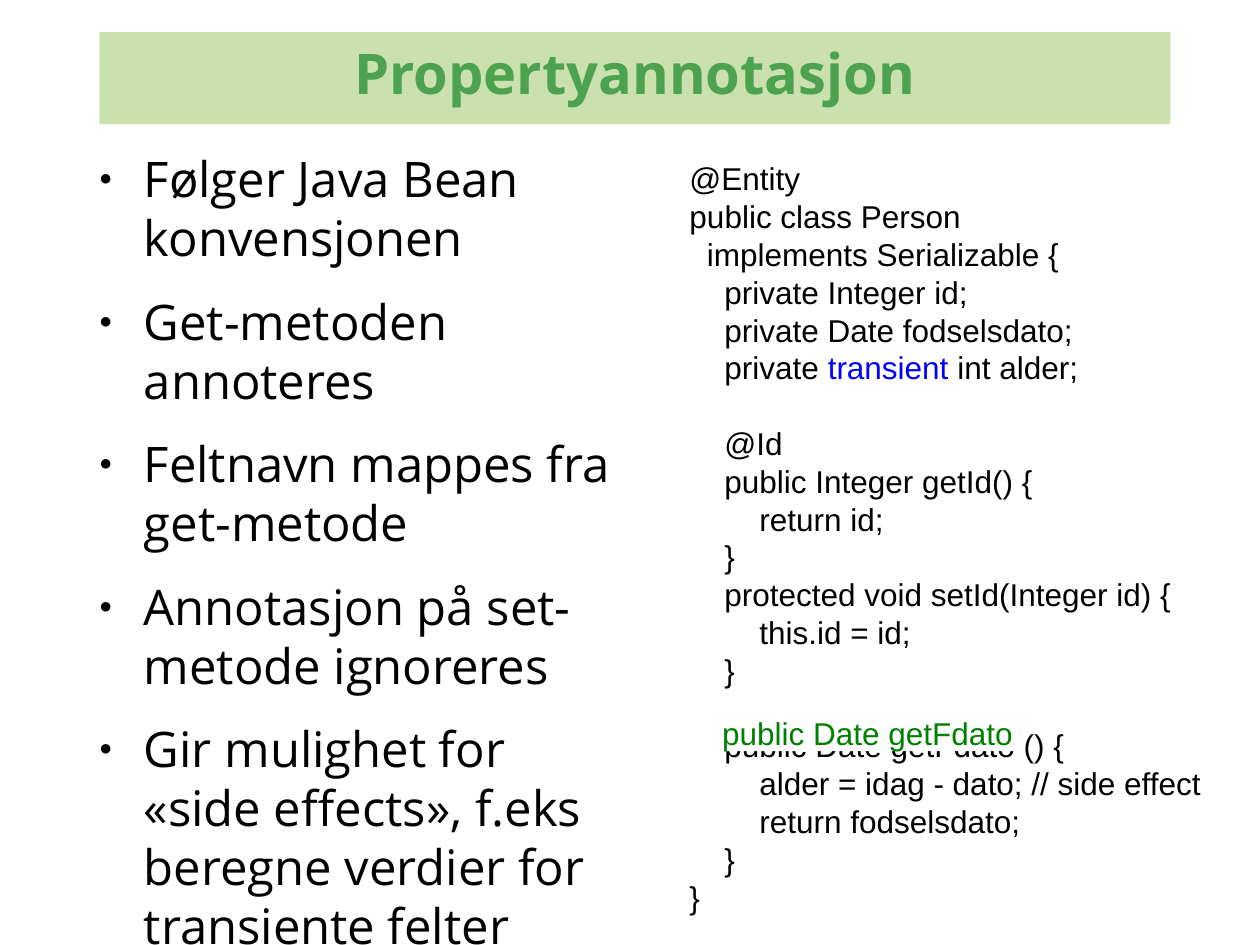
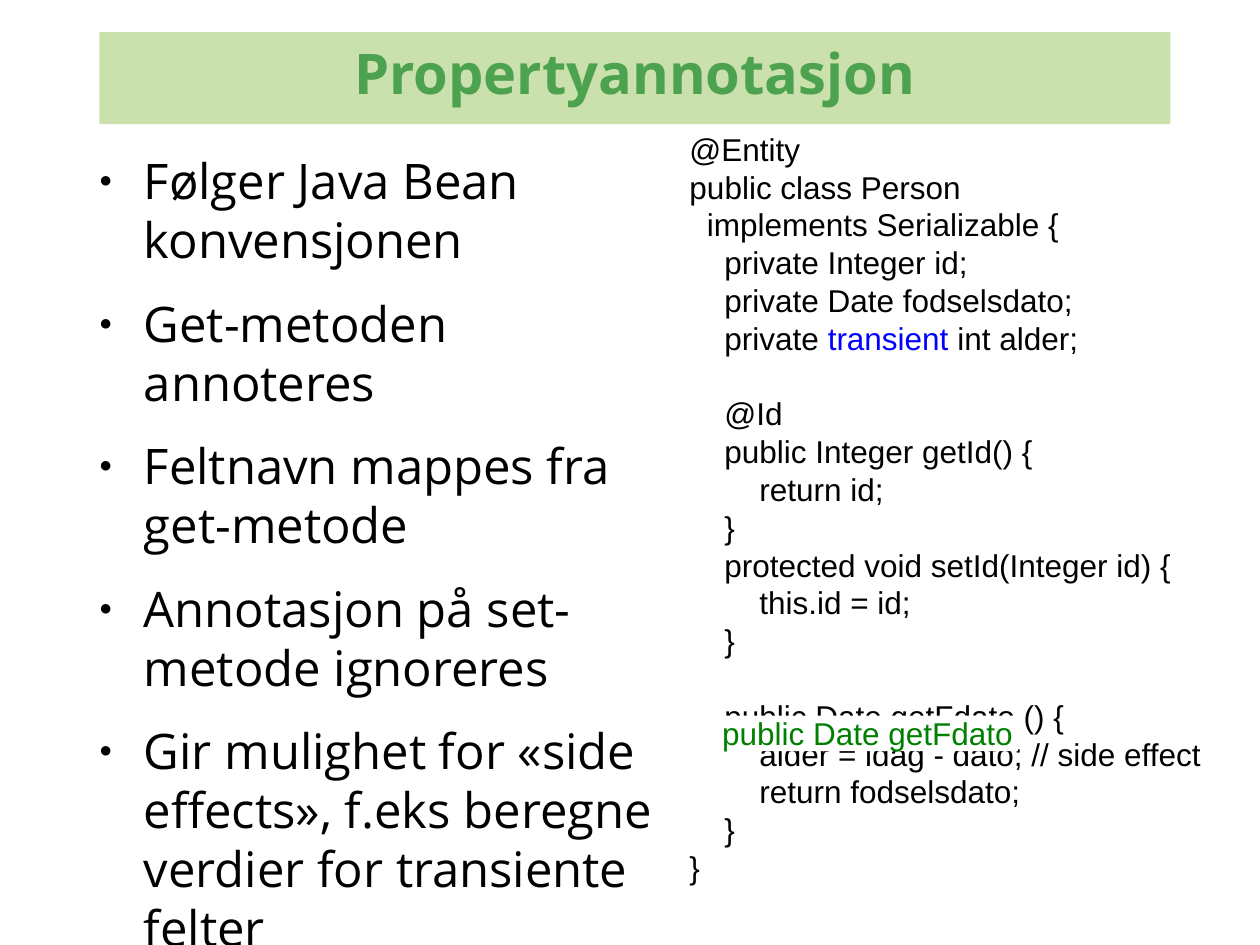
Before and after one commit to kenglxn/seam-maven-refimpl, a slide deck: slide 7 of sandbox/loo/jpa-continued/jpa-iterason3.odp. Drawn at 1260x945 pixels with LibreOffice and Linux fonts; fonts in the diff are those of the drawing; background and template pictures are left out. Boxes give left, top, right and bottom in pixels: in the first picture for what was removed or moved away, otherwise in the second. Text is boxed around its words. In the diff, an @@ line names an element or a change of style, - is before the commit and + after.

```diff
--- a/sandbox/loo/jpa-continued/jpa-iterason3.odp
+++ b/sandbox/loo/jpa-continued/jpa-iterason3.odp
@@ text "@Entity": place and size @@
-text "@Entity" at bbox=[689, 167, 1200, 837]
+text "@Entity" at bbox=[689, 138, 1200, 807]
@@ text "Følger Java Bean konvensjonen" rewrapped from bbox=[144, 159, 610, 945] to bbox=[144, 161, 652, 888] @@
```
Also in this commit, not shown: 3 other slides changed, 15 other files.
